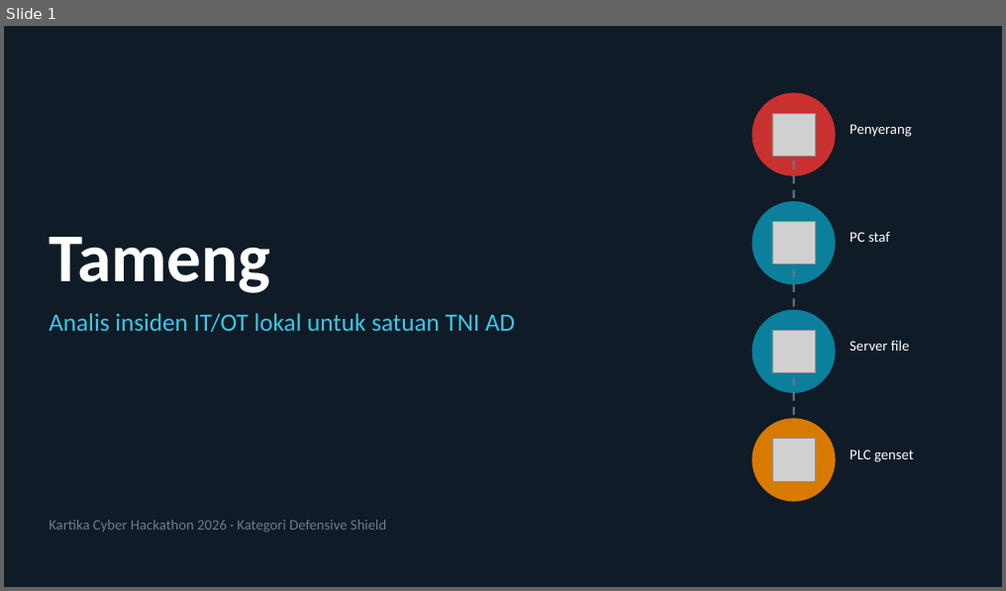
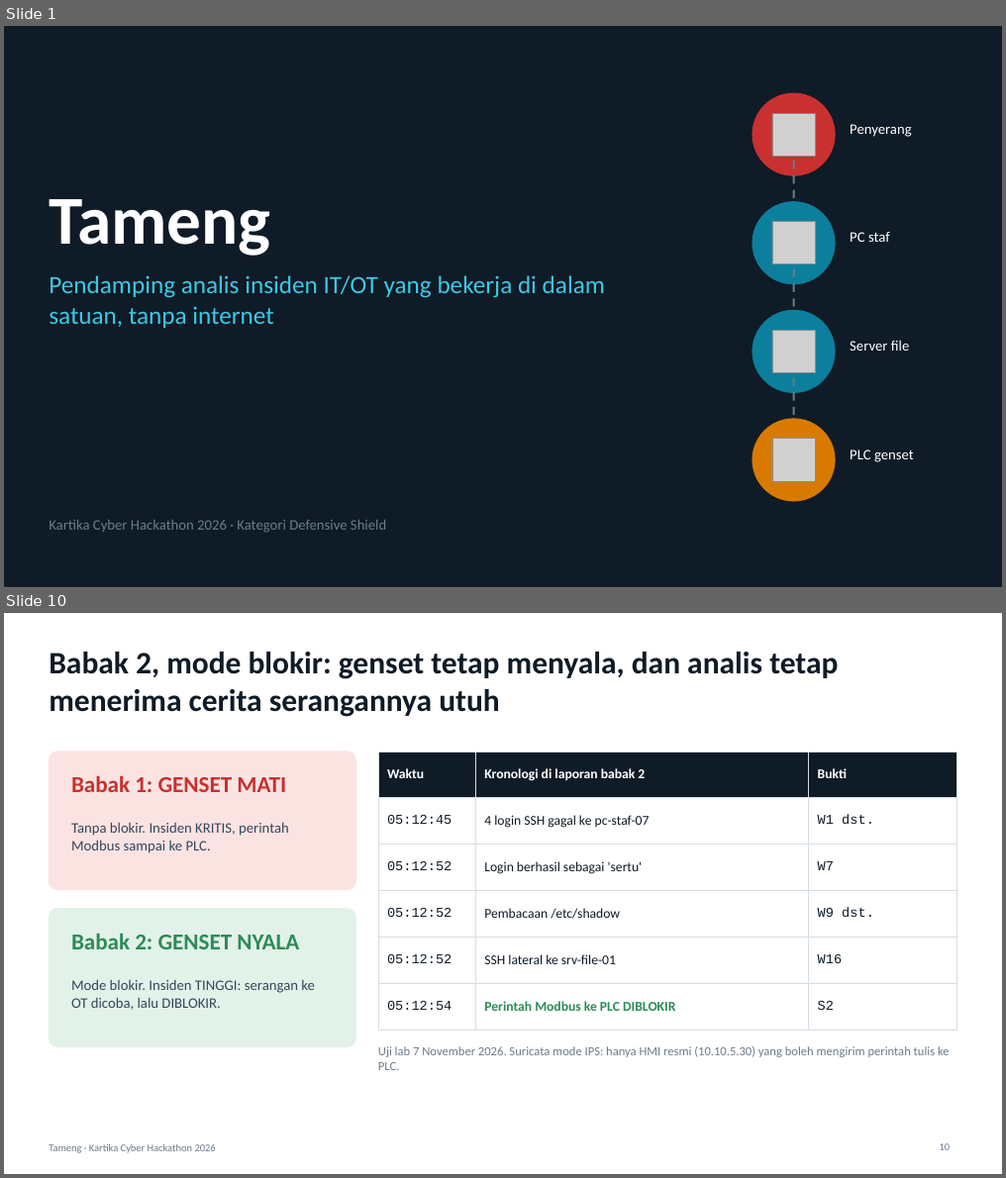
Before and after one commit to yogasamsu/Kartika-cyber, a slide deck: presentasi/tameng-presentasi.pptx. Shown one above the other, each under a label of ours: slide 1 before the commit, slides 1 and 10 after it; the slides between them are not shown. The pictures are 1006x591 and 1006x1178 pixels, drawn with LibreOffice and Linux fonts; fonts in the diff are those of the drawing; grey boxes stand for pictures. Boxes give left, top, right and bottom in pixels: in the first picture for what was removed or moved away, otherwise in the second. Text is boxed around its words. In the diff, an @@ line names an element or a change of style, - is before the commit and + after.

```diff
--- a/presentasi/tameng-presentasi.pptx
+++ b/presentasi/tameng-presentasi.pptx
@@ slide 10 added at <box>4,613,1002,1174</box>, background #FFFFFF @@
@@ title added at <box>49,652,838,717</box>, 30 pt, text #0F1B26, bold @@
+Babak 2, mode blokir: genset tetap menyala, dan analis tetap menerima cerita serangannya utuh
@@ rounded rectangle added at <box>49,752,355,890</box>, fill #FBE3E2, outline #FBE3E2 1 pt @@
@@ table added at <box>378,752,957,1015</box>, 6 rows, 3 columns @@
+Waktu | Kronologi di laporan babak 2 | Bukti
+05:12:45 | 4 login SSH gagal ke pc-staf-07 | W1 dst.
+05:12:52 | Login berhasil sebagai 'sertu' | W7
+05:12:52 | Pembacaan /etc/shadow | W9 dst.
+05:12:52 | SSH lateral ke srv-file-01 | W16
+05:12:54 | Perintah Modbus ke PLC DIBLOKIR | S2
@@ text added at <box>71,776,286,792</box>, 22 pt, text #C8312F, bold @@
+Babak 1: GENSET MATI
@@ text added at <box>71,822,289,854</box>, 14 pt, text #33475B @@
+Tanpa blokir. Insiden KRITIS, perintah Modbus sampai ke PLC.
@@ rounded rectangle added at <box>49,909,355,1048</box>, fill #E2F2E8, outline #E2F2E8 1 pt @@
@@ text added at <box>71,934,299,950</box>, 22 pt, text #2E8B57, bold @@
+Babak 2: GENSET NYALA
@@ text added at <box>71,980,315,1010</box>, 14 pt, text #33475B @@
+Mode blokir. Insiden TINGGI: serangan ke OT dicoba, lalu DIBLOKIR.
@@ text added at <box>378,1047,949,1070</box>, 12 pt, text #6B7C8C @@
+Uji lab 7 November 2026. Suricata mode IPS: hanya HMI resmi (10.10.5.30) yang boleh mengirim perintah tulis ke PLC.
@@ text added at <box>49,1145,216,1154</box>, 10 pt, text #6B7C8C @@
+Tameng · Kartika Cyber Hackathon 2026
@@ page number added at <box>940,1144,950,1151</box>, 10 pt, text #6B7C8C @@
+10
@@ slide 1 changed as well @@
@@ title "Tameng": place and size @@
-title "Tameng" at <box>49,237,270,293</box>
+title "Tameng" at <box>49,199,270,256</box>
@@ text at <box>49,275,605,328</box>: text changed @@
-Analis insiden IT/OT lokal untuk satuan TNI AD
+Pendamping analis insiden IT/OT yang bekerja di dalam satuan, tanpa internet
```
Also in this commit, not shown: 5 other slides changed, 7 other slides added, 4 slides removed, 5 other files.
